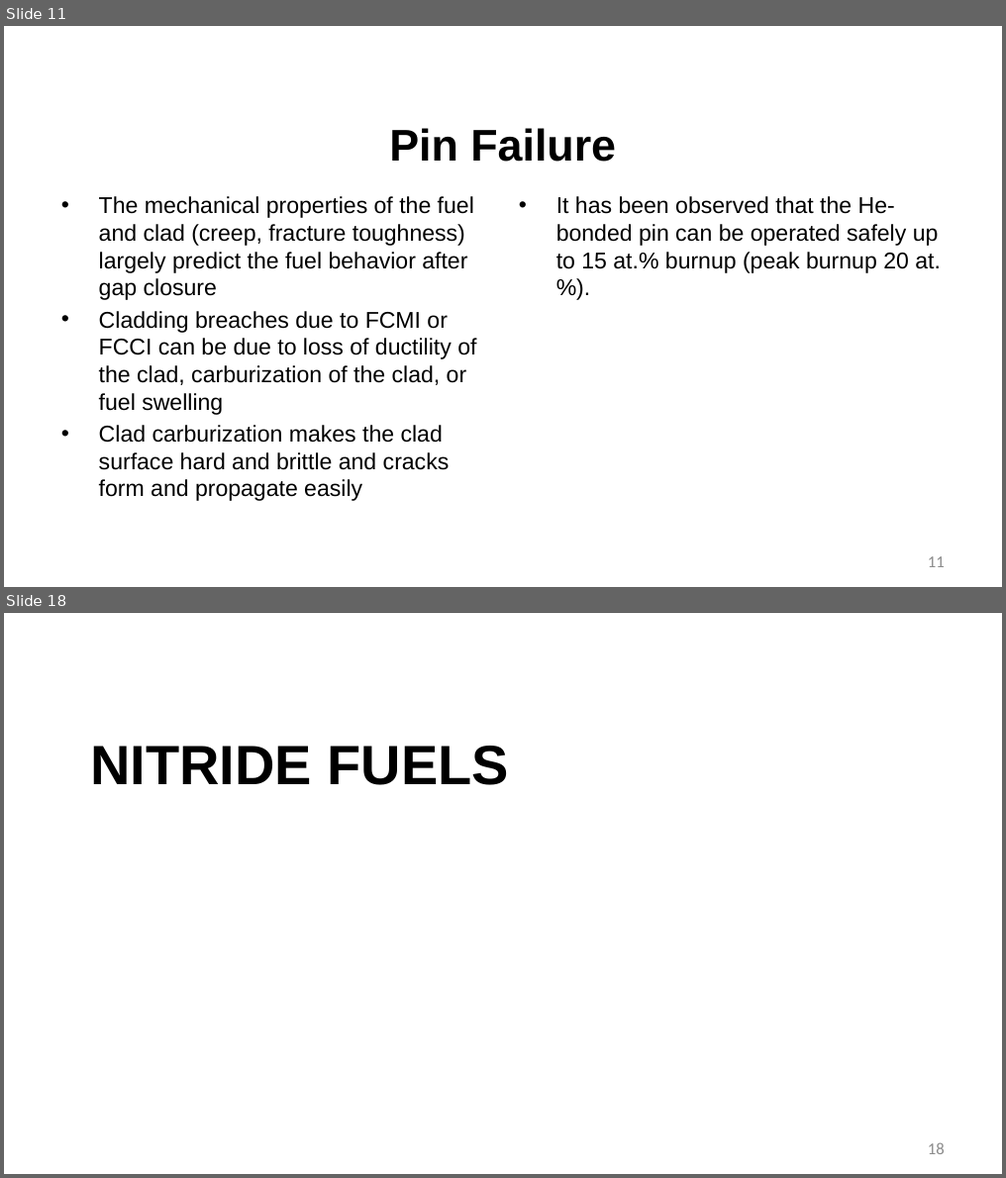
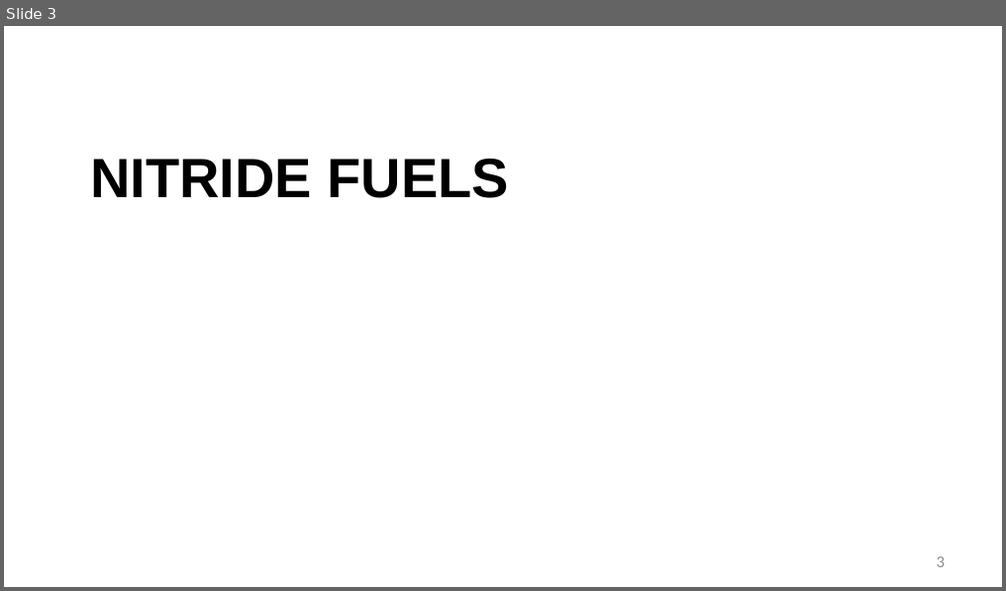
Before and after one commit to benbeeler/TEACHING, a slide deck: Advanced Reactor Materials/Fall2025/Lec16_carbide_nitride.pptx. Shown one above the other, each under a label of ours: slides 11 and 18 before the commit, slide 3 after it; the slides between them are not shown. The pictures are 1006x1178 and 1006x591 pixels, drawn with LibreOffice and Linux fonts; fonts in the diff are those of the drawing; background and template pictures are left out. Boxes give left, top, right and bottom in pixels: in the first picture for what was removed or moved away, otherwise in the second. Text is boxed around its words. In the diff, an @@ line names an element or a change of style, - is before the commit and + after.

```diff
--- a/Advanced Reactor Materials/Fall2025/Lec16_carbide_nitride.pptx
+++ b/Advanced Reactor Materials/Fall2025/Lec16_carbide_nitride.pptx
@@ slide 11 removed at (4, 26, 1002, 587), background #FFFFFF @@
@@ title removed at (389, 128, 616, 162) @@
-Pin Failure
@@ text removed at (99, 196, 476, 501) @@
-• The mechanical properties of the fuel and clad (creep, fracture toughness) largely predict the fuel behavior after gap closure
-• Cladding breaches due to FCMI or FCCI can be due to loss of ductility of the clad, carburization of the clad, or fuel swelling
-• Clad carburization makes the clad surface hard and brittle and cracks form and propagate easily
@@ text removed at (556, 196, 941, 274) @@
-• It has been observed that the He-bonded pin can be operated safely up to 15 at.% burnup (peak burnup 20 at.%).
@@ page number removed at (928, 557, 944, 568) @@
-11
@@ what was slide 18 is now slide 3 @@
@@ page number at (937, 557, 944, 568): text changed @@
-18
+3
```
Also in this commit, not shown: 17 slides changed, 14 other slides removed, 5 other files.
